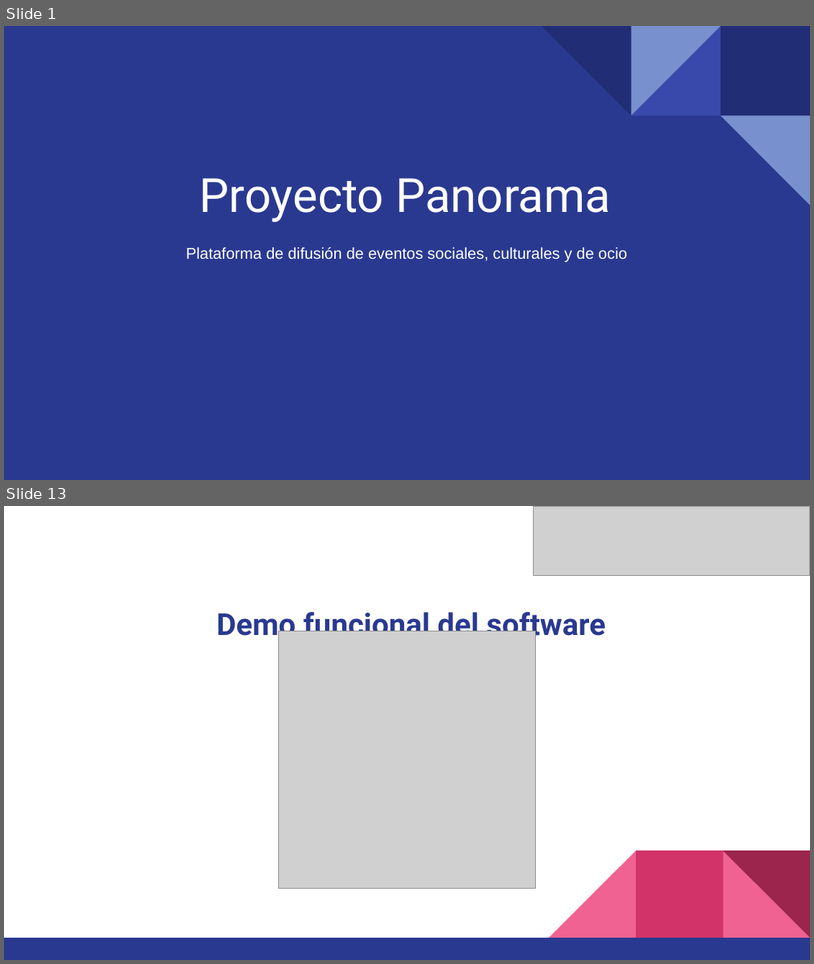
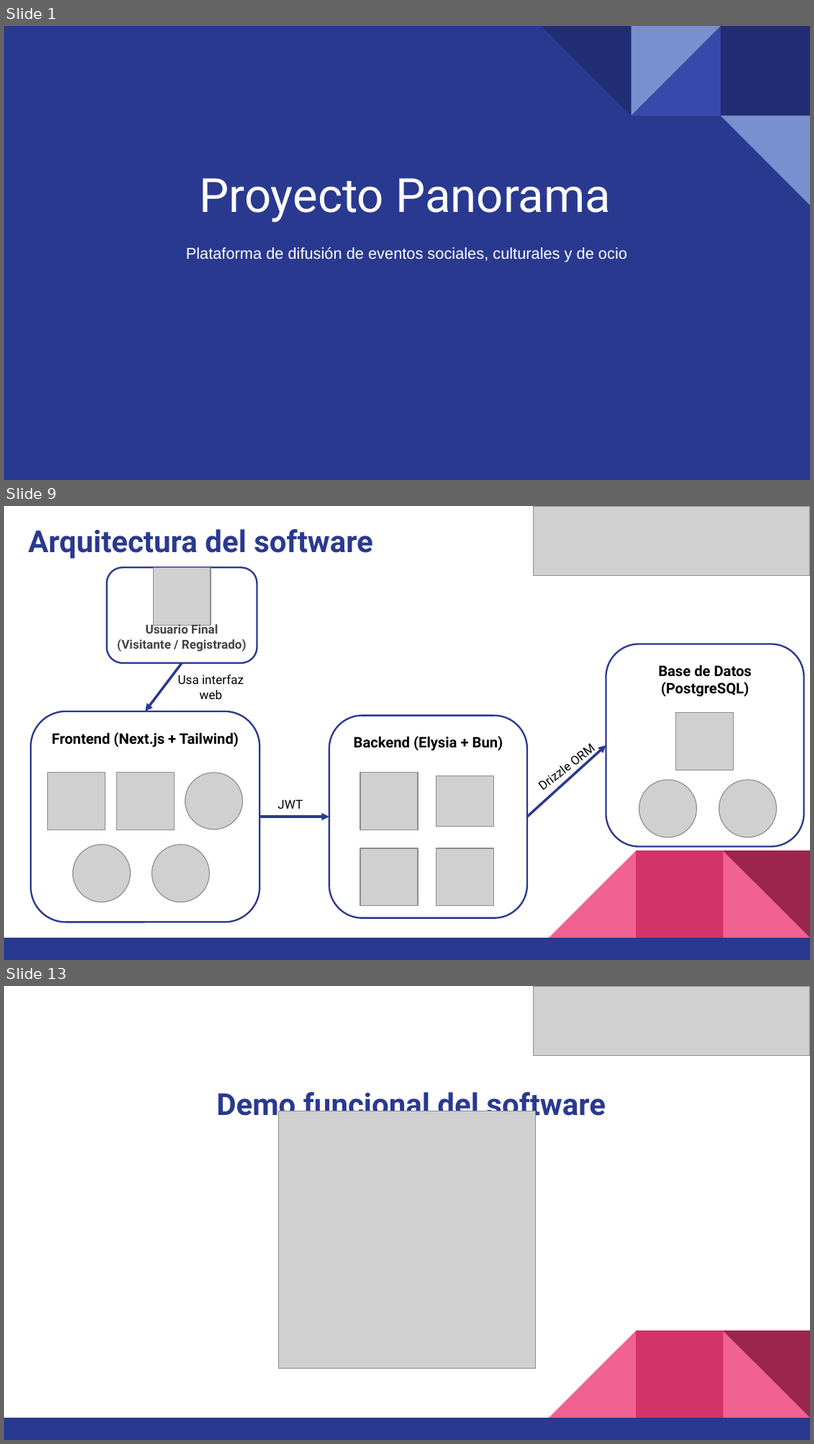
Before and after one commit to javegaf/Capstone, a slide deck: Fase 2/Evidencias Proyecto/Presentacion Proyecto.pptx. Shown one above the other, each under a label of ours: slides 1 and 13 before the commit, slides 1, 9 and 13 after it; the slides between them are not shown. The pictures are 814x964 and 814x1444 pixels, drawn with LibreOffice and Linux fonts; fonts in the diff are those of the drawing; grey boxes stand for pictures. Boxes give left, top, right and bottom in pixels: in the first picture for what was removed or moved away, otherwise in the second. Text is boxed around its words. In the diff, an @@ line names an element or a change of style, - is before the commit and + after.

```diff
--- a/Fase 2/Evidencias Proyecto/Presentacion Proyecto.pptx
+++ b/Fase 2/Evidencias Proyecto/Presentacion Proyecto.pptx
@@ slide 9 added at [4, 506, 810, 960], background #FFFFFF; not listed: 5 template elements that a slide beside it also shows @@
@@ picture added at [533, 506, 810, 575] @@
@@ title added at [28, 529, 373, 559], 27 pt, text #2A3990, bold @@
+Arquitectura del software
@@ rounded rectangle added at [106, 567, 257, 662], outline #2A3990 1.5 pt @@
@@ picture added at [153, 567, 211, 625] @@
@@ text added at [117, 623, 247, 651], 11 pt, text #434343, bold @@
+Usuario Final
+(Visitante / Registrado)
@@ arrow added from (183, 662) to (145, 710), #2A3990 2.25 pt @@
@@ text added at [178, 674, 244, 699], 11 pt, text #000000 @@
+Usa interfaz web
@@ group added at [31, 710, 260, 921]: 5 pictures, 1 rounded rectangle @@
+Frontend (Next.js + Tailwind)
@@ group added at [607, 644, 805, 847]: 3 pictures, 1 rounded rectangle @@
+Base de Datos (PostgreSQL)
@@ text added at [521, 726, 613, 808], 11 pt, text #000000 @@
+Drizzle ORM
@@ arrow added from (527, 816) to (607, 745), #2A3990 2.25 pt @@
@@ text added at [278, 799, 303, 808], 11 pt, text #000000 @@
+JWT
@@ arrow added from (260, 816) to (329, 816), #2A3990 2.25 pt @@
@@ group added at [329, 716, 528, 918]: 4 pictures, 1 rounded rectangle @@
+Backend (Elysia + Bun)
```
Also in this commit, not shown: 8 slides changed, 3 other slides added, 4 slides removed, 1 other file.
